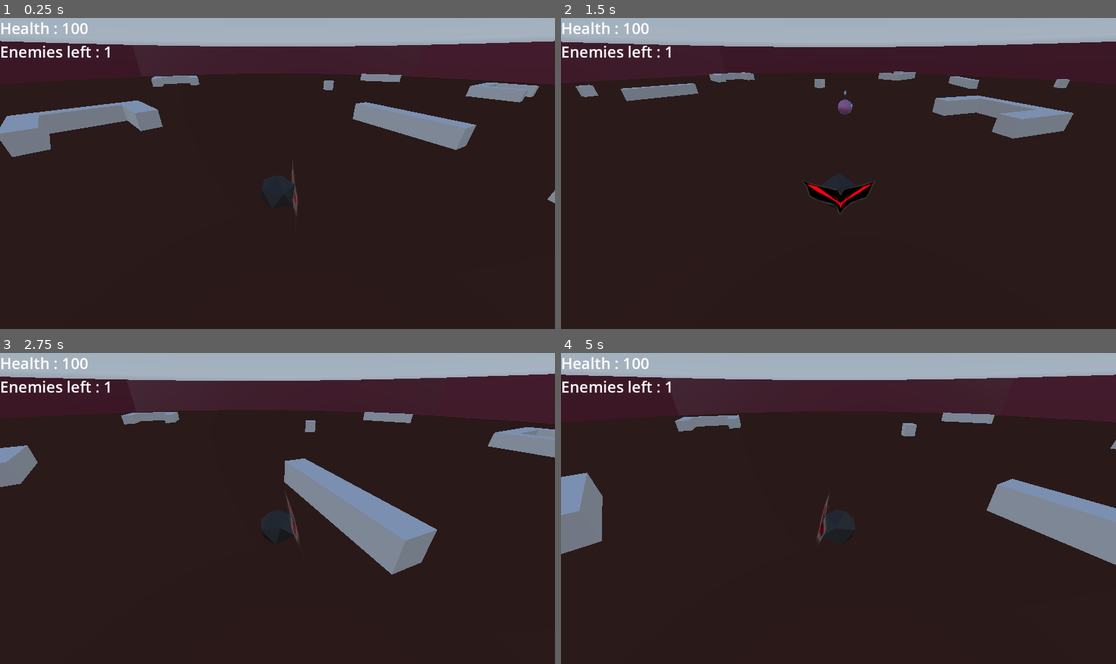
Above: before the commit, frames 1-4 (two rows, left to right).
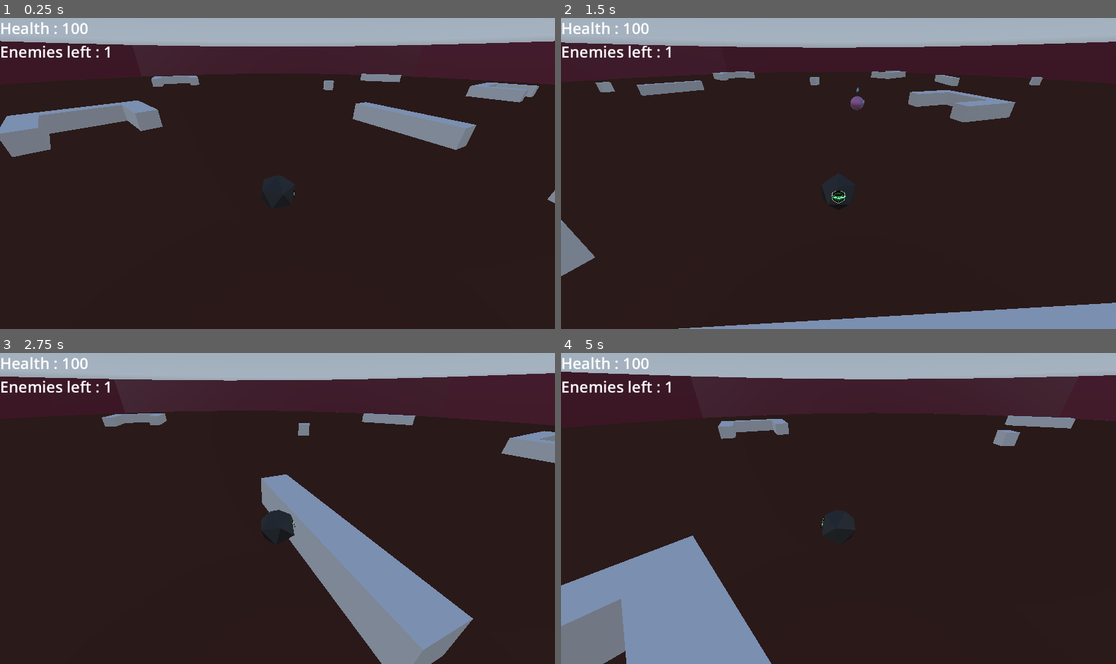
Above: after the commit, the same moments.

Repository: Hirwach/godot-operation-infection-2.0
Game: Godot game, scene res://Scenes/main.tscn
Two runs of this game, one before a commit and one after it. Both use one fixed random seed, a clock stepped at 60 frames per second and the inputs below. The engine's default icon, where the game draws it, is replaced by a stand-in: a white triangle on a blue panel in a dark square. A sky picture missing from this copy of the repository is replaced by a grey-blue gradient.
Inputs:
- Up to frame 1 (0.25 s): no input
- Up to frame 2 (1.5 s): tap Enter at 0.5 s; hold D (right) 0.53-1.28 s; hold E (e) 0.53-1.28 s; tap F (Shoot2) at 0.6 s; hold S (down) from 1.28 s (still down); tap E (e) at 1.35 s
- Up to frame 3 (2.75 s): tap Q (q) at 1.55 s; release S (down) at 2.03 s; hold D (right) from 2.03 s (still down); hold Q (q) from 2.03 s (still down); tap F (Shoot2) at 2.3 s
- Up to frame 4 (5 s): release D (right) at 2.78 s; release Q (q) at 2.78 s; hold W (up) 2.78-3.53 s; tap X (Attack) at 2.85 s; tap E (e) at 3.05 s; hold R (Shoot1) 3.53-4.28 s; hold A (left) from 3.53 s (still down); tap Q (q) at 3.8 s; tap F (Shoot2) at 4.35 s

The runs differ from the first frame. In frame 1, less than 0.1% of the frame differs, in the area x 52-54%, y 45-64%; in frame 2, 7.8%; in frame 3, 15%; in frame 4, 18%, in the area x 0-100%, y 6-100%.

Commit message:
a true commit

Diff:
--- a/Scenes/player.tscn
+++ b/Scenes/player.tscn
@@ -1,8 +1,8 @@
 [gd_scene load_steps=5 format=3 uid="uid://xen44dgkpsii"]
 
 [ext_resource type="Script" path="res://Scripts/player.gd" id="1_5abfd"]
-[ext_resource type="Texture2D" uid="uid://bciybeo47fafi" path="res://Sprites/test_chest_plate.png" id="3_ufc4p"]
 [ext_resource type="ArrayMesh" uid="uid://b6krway4ugi6y" path="res://Models/Head.tres" id="3_wu3pi"]
+[ext_resource type="Script" path="res://Scenes/sprite_3d.gd" id="4_q1fyy"]
 
 [sub_resource type="CapsuleShape3D" id="CapsuleShape3D_72rtc"]
 radius = 0.819437
@@ -13,31 +13,33 @@
 script = ExtResource("1_5abfd")
 
 [node name="Head" type="MeshInstance3D" parent="."]
+unique_name_in_owner = true
 transform = Transform3D(1, 0, 0, 0, 1, 0, 0, 0, 1, 0, 1.25501, 0)
 mesh = ExtResource("3_wu3pi")
 
 [node name="Sprite3D" type="Sprite3D" parent="Head"]
+unique_name_in_owner = true
 transform = Transform3D(-8.30516e-09, 0, 0.19, 0, 0.19, 0, -0.19, 0, -8.30516e-09, 0.861312, 0, 0)
-texture = ExtResource("3_ufc4p")
+script = ExtResource("4_q1fyy")
 
-[node name="Shooters" type="Node3D" parent="Head"]
-transform = Transform3D(1, 0, 0, 0, 1, 0, 0, 0, 1, 0, 0.00011003, 0)
+[node name="Shooters" type="Node3D" parent="Head/Sprite3D"]
+transform = Transform3D(-2.3006e-07, 0, -5.26316, 0, 5.26316, 0, 5.26316, 0, -2.3006e-07, 1.98153e-07, 0.000579357, -4.53322)
 
-[node name="L" type="Marker3D" parent="Head/Shooters"]
+[node name="L" type="Marker3D" parent="Head/Sprite3D/Shooters"]
 transform = Transform3D(1, 0, 0, 0, 1, 0, 0, 0, 1, 0, 0, 1)
 
-[node name="L_front" type="Marker3D" parent="Head/Shooters/L"]
+[node name="L_front" type="Marker3D" parent="Head/Sprite3D/Shooters/L"]
 transform = Transform3D(1, 0, 0, 0, 1, 0, 0, 0, 1, 1, 0, 9.0003e-05)
 
-[node name="M" type="Marker3D" parent="Head/Shooters"]
+[node name="M" type="Marker3D" parent="Head/Sprite3D/Shooters"]
 
-[node name="M_front" type="Marker3D" parent="Head/Shooters/M"]
+[node name="M_front" type="Marker3D" parent="Head/Sprite3D/Shooters/M"]
 transform = Transform3D(1, 0, 0, 0, 1, 0, 0, 0, 1, 1, 0, 9.0003e-05)
 
-[node name="R" type="Marker3D" parent="Head/Shooters"]
+[node name="R" type="Marker3D" parent="Head/Sprite3D/Shooters"]
 transform = Transform3D(1, 0, 0, 0, 1, 0, 0, 0, 1, 0, 0, -1)
 
-[node name="R_front" type="Marker3D" parent="Head/Shooters/R"]
+[node name="R_front" type="Marker3D" parent="Head/Sprite3D/Shooters/R"]
 transform = Transform3D(1, 0, 0, 0, 1, 0, 0, 0, 1, 1, 0, 0)
 
 [node name="CollisionShape3D" type="CollisionShape3D" parent="."]
--- /dev/null
+++ b/Scenes/sprite_3d.gd
@@ -0,0 +1,13 @@
+extends Sprite3D
+
+@onready var new_texture = load("res://Sprites/virus_faces/v_mask_green.png")
+# Called when the
+
+
+func _ready() -> void:
+	%Sprite3D.texture = new_texture# Replace with function body.
+
+
+# Called every frame. 'delta' is the elapsed time since the previous frame.
+func _process(delta: float) -> void:
+	pass
--- a/Scripts/Values.gd
+++ b/Scripts/Values.gd
@@ -2,12 +2,12 @@
 
 
 
-const player_speed = 450
+const player_speed = 900
 const camera_pan_speed = 2.5
 const rotate_speed = 15
 const lean_speed = 1
 const lean_value = 20
-const enemy_speed = 250
+const enemy_speed = 450
 
 const blob_max_range = 30
 const blob_fov_angle = 30
--- a/Scripts/player.gd
+++ b/Scripts/player.gd
@@ -40,9 +40,14 @@
 
 	SignalManager.phase_two_started.connect(phase_deux_started)
 
-
+func getBigger():
+	%Head.scale.x += 1
+	%Head.scale.y += 1
+	%Head.scale.z += 1
 
 func _process(delta):
+
+
 
 	set_move_direction()
 
@@ -126,7 +131,7 @@
 
 	get_tree().root.add_child(inf)
 
-	inf.global_position = m.global_position
+	inf.global_position = m.global_positionf
 	inf.setup(m.global_position.direction_to(m_front.global_position))
 
 	can_shoot_infection = false
--- a/project.godot
+++ b/project.godot
@@ -10,7 +10,7 @@
 
 [application]
 
-config/name="Game Jam"
+config/name="broken?"
 run/main_scene="res://Scenes/main.tscn"
 config/features=PackedStringArray("4.3", "Forward Plus")
 config/icon="res://icon.svg"
@@ -33,21 +33,25 @@
 up={
 "deadzone": 0.5,
 "events": [Object(InputEventKey,"resource_local_to_scene":false,"resource_name":"","device":-1,"window_id":0,"alt_press …(192 unchanged characters)…
+, Object(InputEventJoypadMotion,"resource_local_to_scene":false,"resource_name":"","device":-1,"axis":1,"axis_value":-1.0,"script":null)
 ]
 }
 down={
 "deadzone": 0.5,
 "events": [Object(InputEventKey,"resource_local_to_scene":false,"resource_name":"","device":-1,"window_id":0,"alt_press …(192 unchanged characters)…
+, Object(InputEventJoypadMotion,"resource_local_to_scene":false,"resource_name":"","device":-1,"axis":1,"axis_value":1.0,"script":null)
 ]
 }
 left={
 "deadzone": 0.5,
 "events": [Object(InputEventKey,"resource_local_to_scene":false,"resource_name":"","device":-1,"window_id":0,"alt_press …(191 unchanged characters)…
+, Object(InputEventJoypadMotion,"resource_local_to_scene":false,"resource_name":"","device":-1,"axis":0,"axis_value":-1.0,"script":null)
 ]
 }
 right={
 "deadzone": 0.5,
 "events": [Object(InputEventKey,"resource_local_to_scene":false,"resource_name":"","device":-1,"window_id":0,"alt_press …(192 unchanged characters)…
+, Object(InputEventJoypadMotion,"resource_local_to_scene":false,"resource_name":"","device":-1,"axis":0,"axis_value":1.0,"script":null)
 ]
 }
 q={
@@ -63,21 +67,30 @@
 Attack={
 "deadzone": 0.5,
 "events": [Object(InputEventKey,"resource_local_to_scene":false,"resource_name":"","device":-1,"window_id":0,"alt_press …(192 unchanged characters)…
+, Object(InputEventJoypadButton,"resource_local_to_scene":false,"resource_name":"","device":-1,"button_index":2,"pressure":0.0,"pressed":true,"script":null)
 ]
 }
 Shoot1={
 "deadzone": 0.5,
 "events": [Object(InputEventKey,"resource_local_to_scene":false,"resource_name":"","device":-1,"window_id":0,"alt_press …(192 unchanged characters)…
+, Object(InputEventJoypadButton,"resource_local_to_scene":false,"resource_name":"","device":-1,"button_index":10,"pressure":0.0,"pressed":true,"script":null)
 ]
 }
 Shoot2={
 "deadzone": 0.5,
 "events": [Object(InputEventKey,"resource_local_to_scene":false,"resource_name":"","device":-1,"window_id":0,"alt_press …(192 unchanged characters)…
+, Object(InputEventJoypadMotion,"resource_local_to_scene":false,"resource_name":"","device":-1,"axis":5,"axis_value":1.0,"script":null)
 ]
 }
 Shoot3={
 "deadzone": 0.5,
 "events": [Object(InputEventKey,"resource_local_to_scene":false,"resource_name":"","device":-1,"window_id":0,"alt_press …(192 unchanged characters)…
+, Object(InputEventJoypadMotion,"resource_local_to_scene":false,"resource_name":"","device":-1,"axis":4,"axis_value":1.0,"script":null)
+]
+}
+moving={
+"deadzone": 0.5,
+"events": [Object(InputEventJoypadMotion,"resource_local_to_scene":false,"resource_name":"","device":-1,"axis":5,"axis_value":1.0,"script":null)
 ]
 }
 
